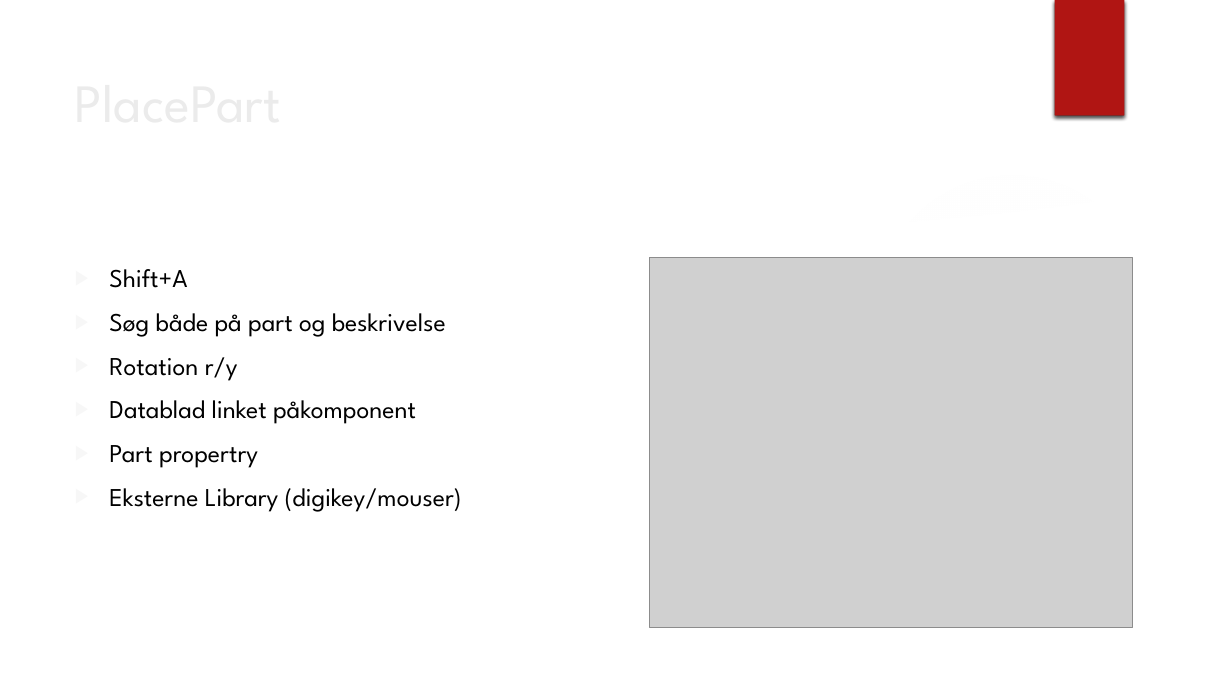
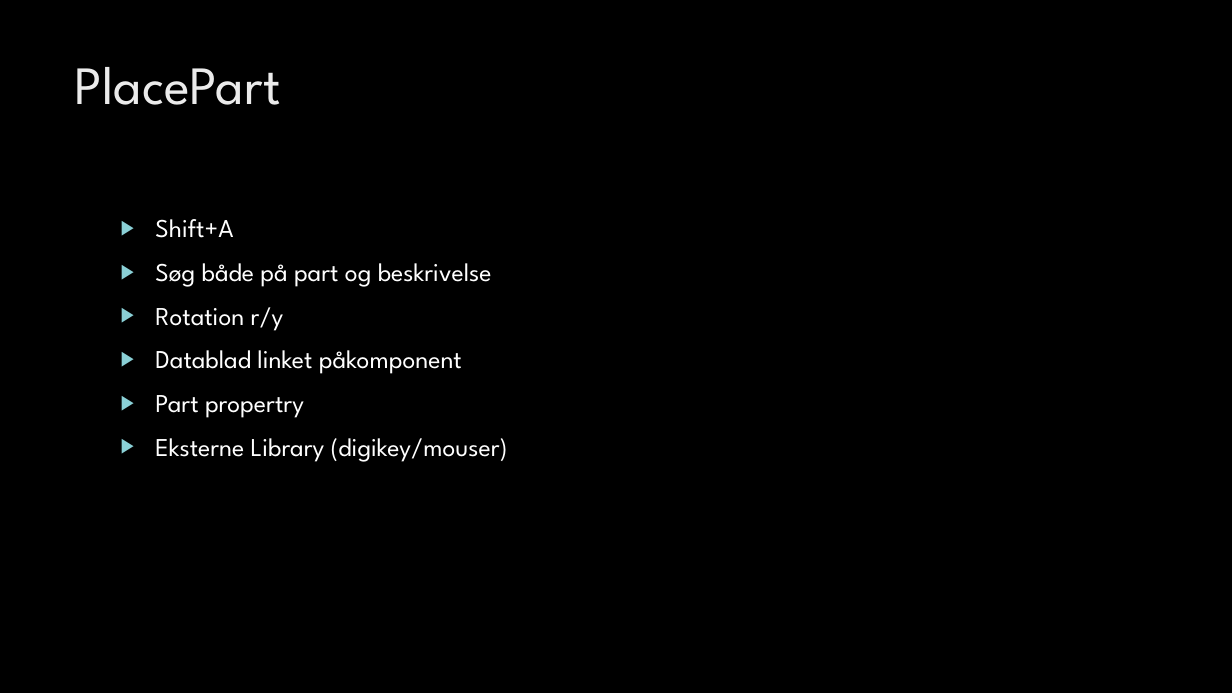
Before and after one commit to FrithiofJensen/KiCad2025, a slide deck: slide 5 of Kicad 2025.pptx. Drawn at 1232x693 pixels with LibreOffice and Linux fonts; fonts in the diff are those of the drawing; grey boxes stand for pictures; background and template pictures are left out. Boxes give left, top, right and bottom in pixels: in the first picture for what was removed or moved away, otherwise in the second. Text is boxed around its words. In the diff, an @@ line names an element or a change of style, - is before the commit and + after.

```diff
--- a/Kicad 2025.pptx
+++ b/Kicad 2025.pptx
@@ rectangle added at (0,0,1232,693), fill #000000 @@
@@ rectangle removed at (1055,0,1125,116) @@
@@ title "PlacePart" rewrapped from (66,64,1001,166) to (75,67,281,105) @@
@@ freeform shape removed at (882,148,1232,231) @@
@@ freeform shape removed at (0,178,1232,693) @@
@@ ellipse removed at (870,169,1154,454) @@
@@ text "Shift+A": place and size @@
-text "Shift+A" at (109,269,462,512)
+text "Shift+A" at (155,219,508,462)
@@ text "Shift+A" at (155,219,508,462): text colour #000000 to #FFFFFF; bullet colour #F7F7F7 to #8AD0D6 @@
@@ picture removed at (650,258,1134,628) @@
```
Also in this commit, not shown: 3 other slides changed, 1 slide added, 12 other files.
